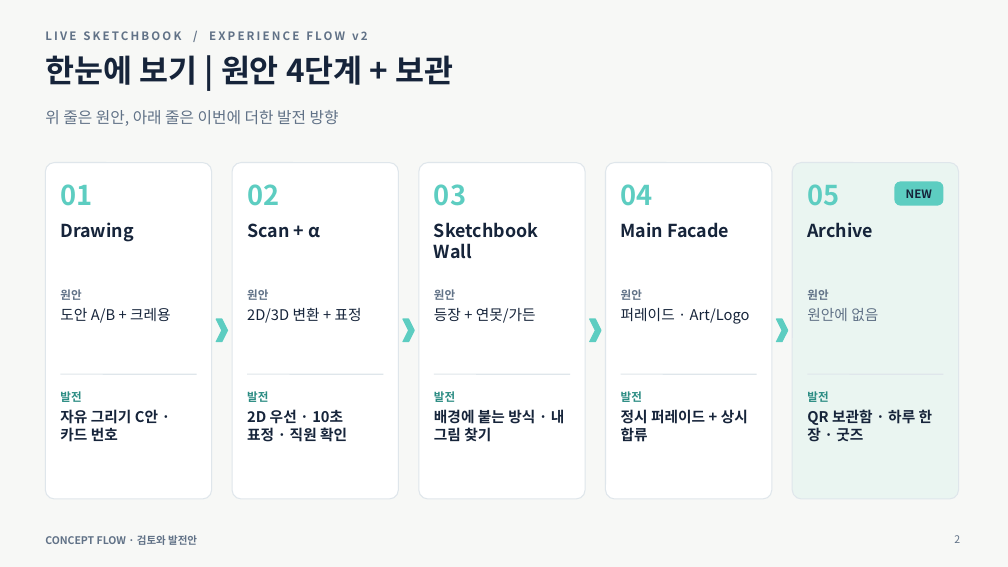
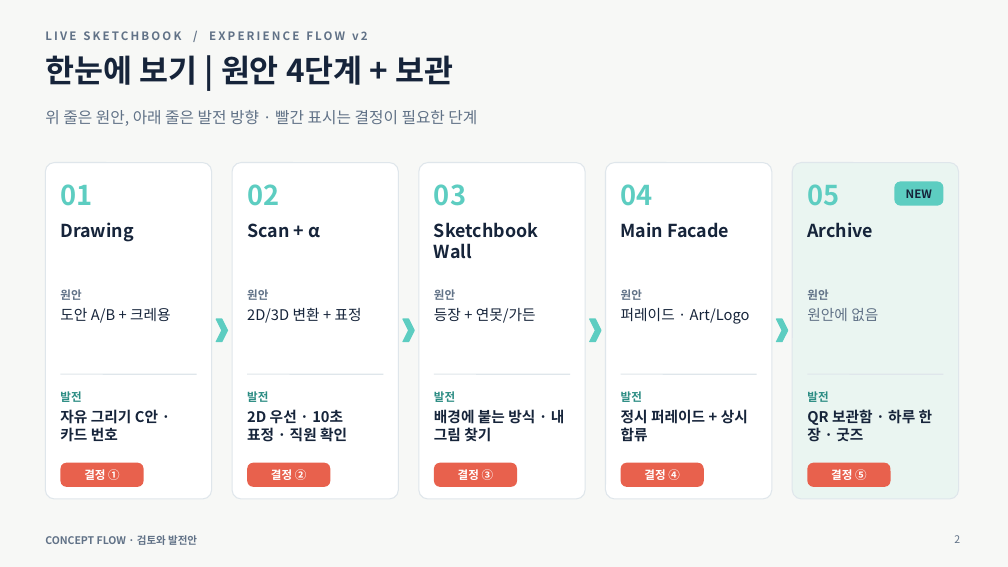
Before and after one commit to Crystalleeee/USA-AKP, a slide deck: slide 2 of live-sketchbook/Live_Sketchbook_Experience_Flow_v2.pptx. Drawn at 1008x567 pixels with LibreOffice and Linux fonts; fonts in the diff are those of the drawing. Boxes give left, top, right and bottom in pixels: in the first picture for what was removed or moved away, otherwise in the second. Text is boxed around its words. In the diff, an @@ line names an element or a change of style, - is before the commit and + after.

```diff
--- a/live-sketchbook/Live_Sketchbook_Experience_Flow_v2.pptx
+++ b/live-sketchbook/Live_Sketchbook_Experience_Flow_v2.pptx
@@ text at (45, 110, 477, 126): text changed @@
-위 줄은 원안, 아래 줄은 이번에 더한 발전 방향
+위 줄은 원안, 아래 줄은 발전 방향 · 빨간 표시는 결정이 필요한 단계
@@ rounded rectangle added at (60, 463, 144, 487), fill #E8614D, 11 pt, text #FFFFFF, bold @@
+결정 ①
@@ rounded rectangle added at (247, 463, 330, 487), fill #E8614D, 11 pt, text #FFFFFF, bold @@
+결정 ②
@@ rounded rectangle added at (434, 463, 517, 487), fill #E8614D, 11 pt, text #FFFFFF, bold @@
+결정 ③
@@ rounded rectangle added at (621, 463, 704, 487), fill #E8614D, 11 pt, text #FFFFFF, bold @@
+결정 ④
@@ rounded rectangle added at (808, 463, 891, 487), fill #E8614D, 11 pt, text #FFFFFF, bold @@
+결정 ⑤
```
Also in this commit, not shown: 6 other slides changed.
